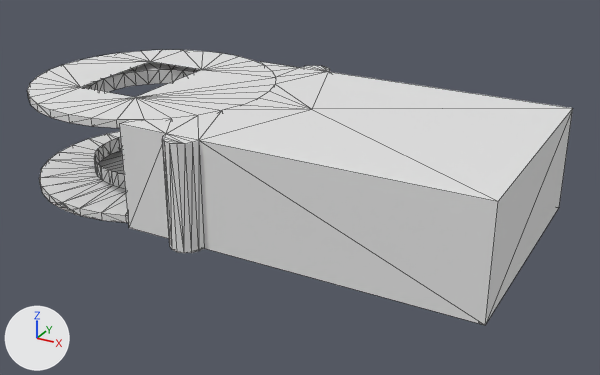
An edit to the COLLADA model meshes/battery_pack.dae, drawn before and after from the same camera.
One viewpoint serves both versions: a 50 mm camera at (0.2247, -0.2737, 0.1451) aimed at (0.0734, 0.0013, 0.0076). Lighting does not change. The marker at lower left points along +X, +Y and +Z. Mesh edges are drawn as thin lines. Where no turn or scale is listed for an object, it has been applied to the vertices.

Names of what the first picture shows: 'battery_pack'.
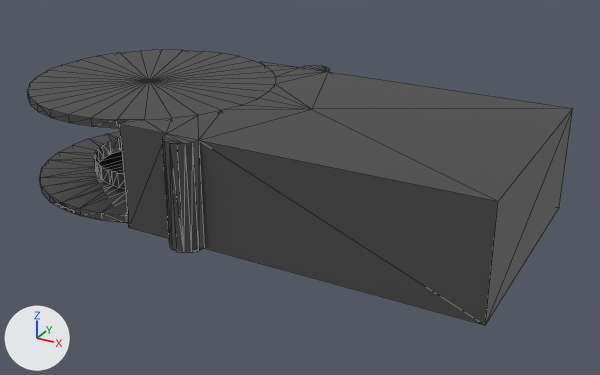
What differs and where, as boxes (x1, y1, x2, y2) in the pictures (600 x 375 px; the box of a moved part takes in the faces that stretch with it):
'battery_pack', recoloured, reshaped (white to grey)
    both: (27, 50, 573, 325)
part 1 of me_robotic_arm_edge_3312016_006, moved or reshaped
    both: (27, 50, 276, 120)

The change, as a diff of the scene's bpy script:
```diff
--- a/meshes/battery_pack.dae.py
+++ b/meshes/battery_pack.dae.py
@@ mat_material_014 @@
 mat_material_014 = principled_material('Material.014')
-mat_material_014.base_color = (0.8, 0.8, 0.8)  # white #e7e7e7
+mat_material_014.base_color = (0.1, 0.1, 0.1)  # dark grey #595959
@@ me_robotic_arm_edge_3312016_006 @@
 # used by ob_battery_pack; location = (-0.0174, 0.0499, 0.0)
-me_robotic_arm_edge_3312016_006.from_pydata(...)  # 346 vertices, 639 faces; spans x -0.034..0.186, y -0.107..0.007, z 0.0..0.043
+me_robotic_arm_edge_3312016_006.from_pydata(...)  # 343 vertices, 635 faces; spans x -0.034..0.186, y -0.107..0.007, z 0.0..0.043
+# me_robotic_arm_edge_3312016_006 part 1
+# 4 vertices are removed from x -0.002..0.027, y -0.071..-0.024, z 0.043
+# 36 faces are deleted
+# 1 vertex is added at (0.017, -0.05, 0.043)
+# 32 new faces join them
 me_robotic_arm_edge_3312016_006.materials.append(mat_material_014)
```
